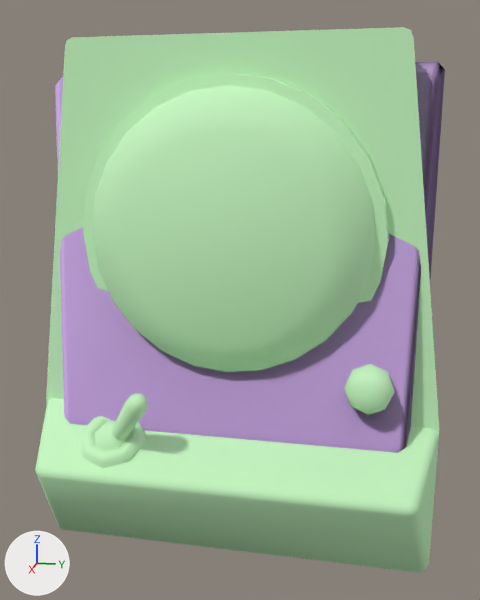
Two versions of the Blender file src/props_spytech/intercom.blend, one commit apart.
Rendered twice from a 50 mm camera at (29.8, 5.8, 8.0) aimed at (2.5, 0.4, 1.2). Arrows for +X, +Y and +Z are at lower left; the lights stay in place.

Objects in the first picture: 'intercom_physics', 'intercom_reference'.
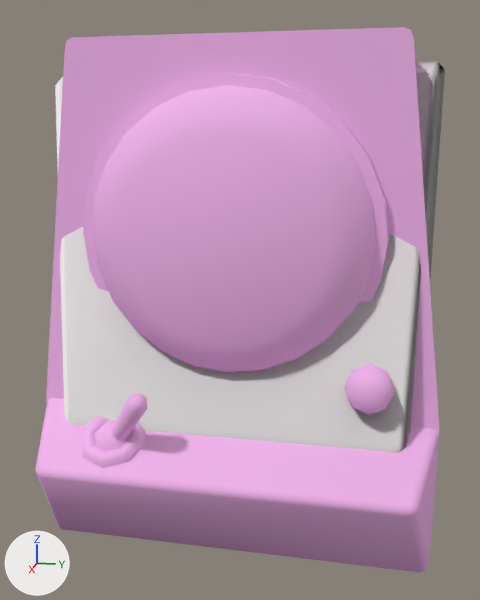
Where the change shows, as pixel boxes (x1, y1, x2, y2) in the pictures (480 x 600 px):
'intercom_reference', recoloured (green to pink): (35, 27, 439, 573) in both
'intercom_physics', recoloured (purple to white): (55, 61, 445, 453) in both

Edits to the bpy script that builds the scene:
```text
Change mat_intercom:
    mat_intercom.base_color: (0.595, 0.963, 0.562) -> (0.906, 0.477, 0.86)  # green #cbfbc6 -> pink #f4b8ef
Change mat_phy:
    mat_phy.base_color: (0.625, 0.412, 0.823) -> (0.935, 0.904, 0.907)  # purple #cfacea -> white #f8f4f4
```
